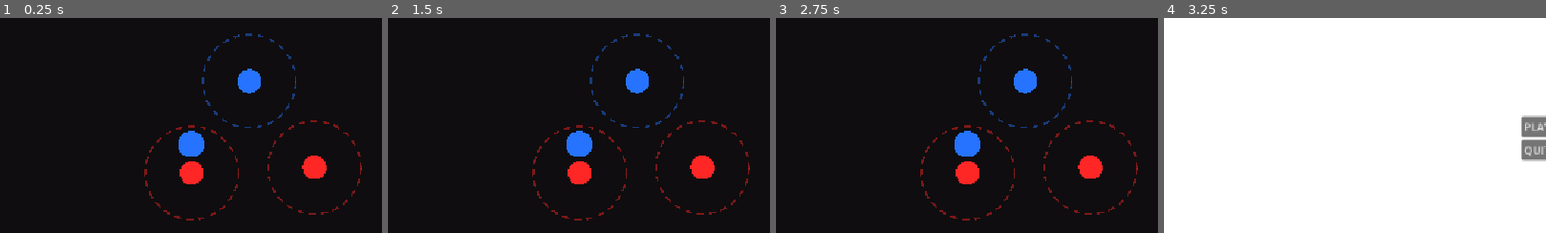
Above: before the commit, frames 1-4 (left to right).
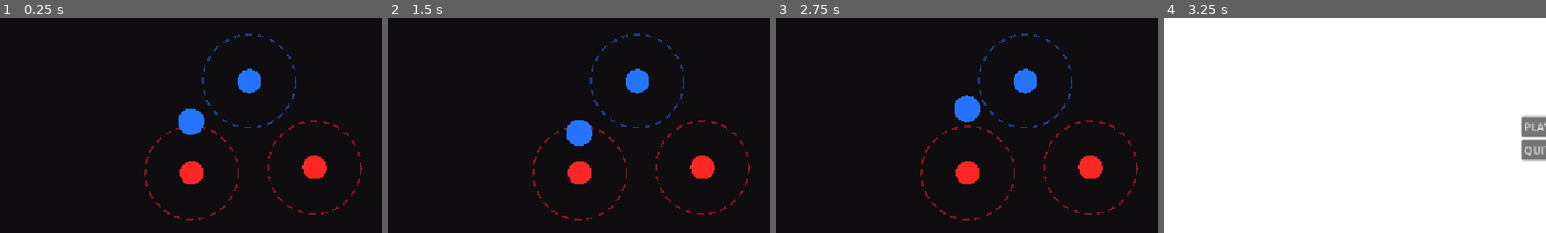
Above: after the commit, the same moments.

Repository: e-neuf/summer-summit-game-jam
Game: Godot game, scene res://levels/Level0.tscn
Same seed, same stepped clock (60 frames per second), same inputs: the game is played once before the commit and once after it. The engine's default icon, where the game draws it, is replaced by a stand-in: a white triangle on a blue panel in a dark square.
Inputs:
- Up to frame 1 (0.25 s): no input
- Up to frame 2 (1.5 s): click "RESTART" at 0.5 s; click "RESTART" at 1.25 s
- Up to frame 3 (2.75 s): click "RESTART" at 2 s
- Up to frame 4 (3.25 s): click "MAIN MENU" at 2.75 s
The pictures show only the part of the screen within x 1-51%, y 22-72%; the shares and areas given below are measured in that part.

The runs differ from the first frame. In frame 1, 1.2% of the frame differs, in the area x 46-54%, y 42-65%; in frame 2, 0.7%; in frame 3, 1.3%, in the area x 46-54%, y 36-65%; in frame 4, nothing differs.

Commit message:
goodbye interaction
Added global varaible for current attraction magnent, got rid of interaction

Diff:
--- a/scripts/Global.gd
+++ b/scripts/Global.gd
@@ -5,3 +5,4 @@
 var MC_magnets_in_range:Array=[]
 var MC_attract_magnets_in_range: Array=[]
 var Main_character=0;
+var Current_Attraction=null;
--- a/scripts/magentic_poles.gd
+++ b/scripts/magentic_poles.gd
@@ -52,7 +52,6 @@
 func _on_body_exited(body: Node2D) -> void:
 	if body.has_method("unregister_magnet"):
 		body.unregister_magnet(self);
-	if body.has_method("kill_attract_mag"):
 		body.kill_attract_mag(self);
 
 func _on_mouse_entered() -> void:
@@ -70,5 +69,9 @@
 		print("help "+ self.name)
 		if (polarity != Global.Main_character.polarity):
 			print("I am attractive")
-			if Global.Main_character.has_method("attraction"):
-				Global.Main_character.attraction(self);
+			Global.Current_Attraction=self;
+		else:
+			print("I am unattractive")
+			Global.Current_Attraction=null;
+			#if Global.Main_character.has_method("attraction"):
+				#Global.Main_character.attraction(self);
--- a/scripts/main_character.gd
+++ b/scripts/main_character.gd
@@ -51,10 +51,11 @@
 	var target = m.global_position + Vector2(HOMING_LEAD, 0)
 	var to_target = target - global_position
 	var dist = max(to_target.length(), 1.0)
+	if(to_target==Vector2(0,0)):
+		Global.Current_Attraction=null
 	var target_vel = (to_target / dist) * HOMING_SPEED
 	print(target_vel)
 	velocity = velocity.lerp(target_vel, HOMING_RESPONSE)
-	move_and_slide()
 
 func _physics_process(delta: float) -> void:
 	if flip_cooldown > 0.0:
@@ -74,23 +75,26 @@
 		if not is_instance_valid(mag):
 			continue
 		else:
-			var interaction= 0
 			#print(mag.name)
-			interaction= -(mag.polarity * polarity)
 			#print(mag.polarity)
 			#print(polarity)
 			#print(interaction)
-			if(interaction==-1):
+			if(Global.Main_character.polarity==polarity):
 				var away = global_position - mag.global_position
 				var d = max(away.length(), 1.0)
 				var target_vel = (away / d) * REPEL_SPEED
 				velocity = velocity.lerp(target_vel, HOMING_RESPONSE)
 				#program a stop condition
-			else:
+			elif(Global.Main_character.polarity!=polarity):
 				add_attract_mag(mag)
 				#for m in attract_mag_in_range:
 					#print(m.name)
-
+	if(Global.Current_Attraction!=null):
+		attraction(Global.Current_Attraction)
+	var size=magnets_in_range.size()
+	#print(size);
+	if(size==0):
+		velocity=Vector2(0,0);
 	#when the player clicks on the attract,you can get them to run the attract function, which is what manjari coded.
 
 				#most likely means it is 1 -> should glow
